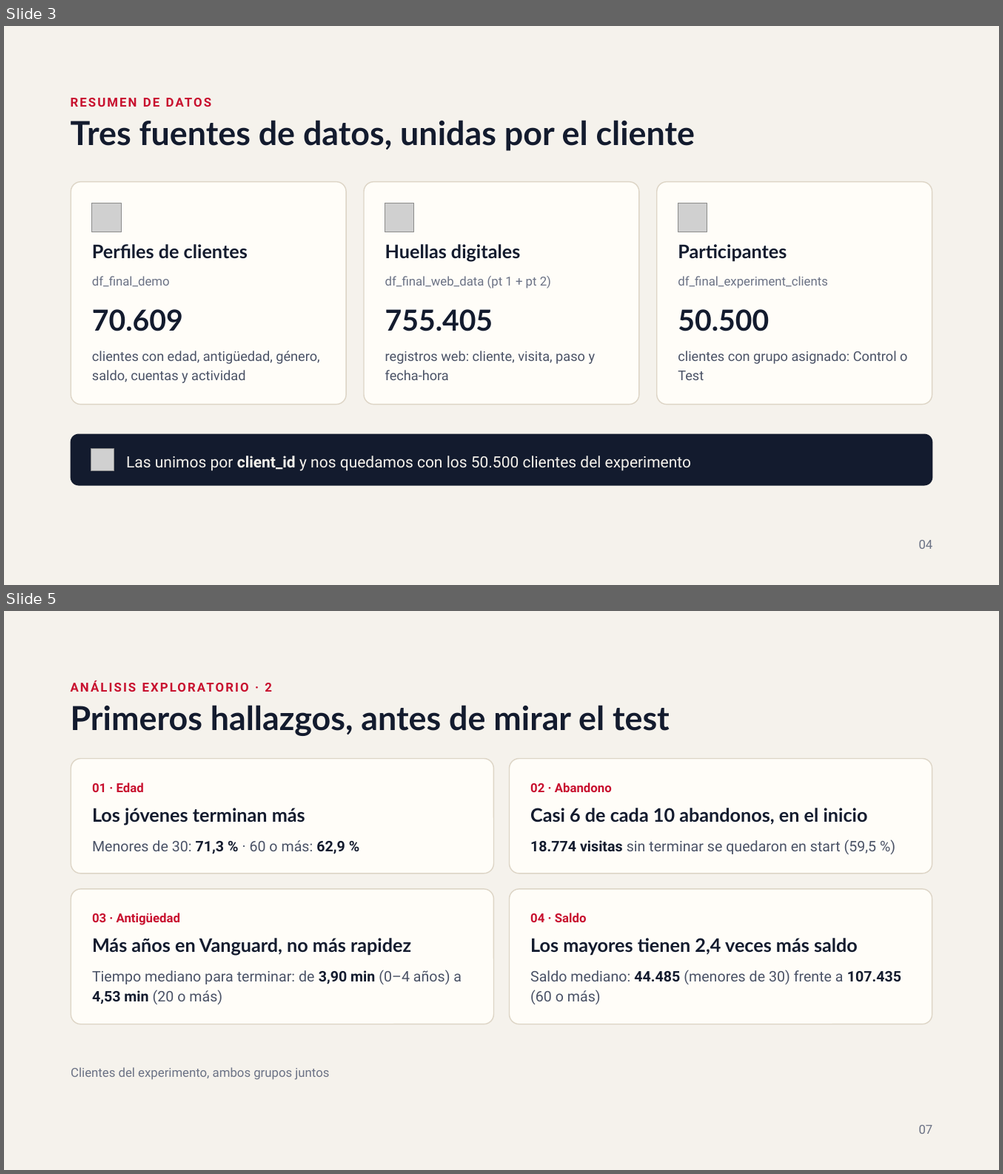
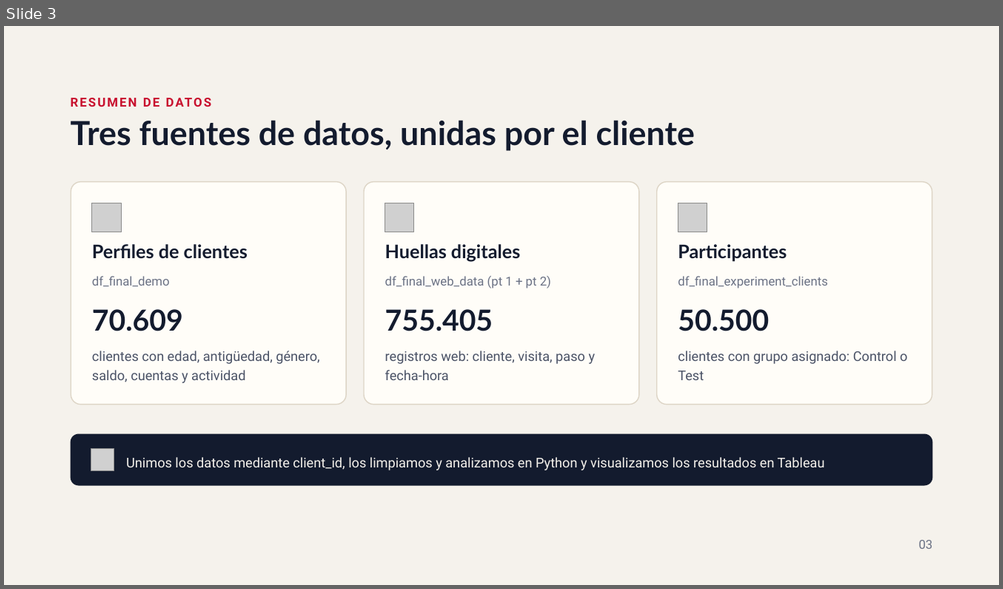
Before and after one commit to beafernandez22/Project_Vanguard_ab_Test, a slide deck: outputs/Vanguard_Presentación.pptx. Shown one above the other, each under a label of ours: slides 3 and 5 before the commit, slide 3 after it; the slides between them are not shown. The pictures are 1003x1174 and 1003x589 pixels, drawn with LibreOffice and Linux fonts; fonts in the diff are those of the drawing; grey boxes stand for pictures. Boxes give left, top, right and bottom in pixels: in the first picture for what was removed or moved away, otherwise in the second. Text is boxed around its words. In the diff, an @@ line names an element or a change of style, - is before the commit and + after.

```diff
--- a/outputs/Vanguard_Presentación.pptx
+++ b/outputs/Vanguard_Presentación.pptx
@@ slide 5 removed at (x1=4, y1=611, x2=999, y2=1170), background #F5F2EC @@
@@ text removed at (x1=264, y1=683, x2=272, y2=692) @@
-ANÁLISIS EXPLORATORIO · 2
@@ title removed at (x1=71, y1=705, x2=669, y2=736) @@
-Primeros hallazgos, antes de mirar el test
@@ rounded rectangle removed at (x1=71, y1=759, x2=494, y2=874) @@
@@ rounded rectangle removed at (x1=509, y1=759, x2=932, y2=874) @@
@@ text removed at (x1=92, y1=783, x2=144, y2=792) @@
-01 · Edad
@@ text removed at (x1=530, y1=783, x2=612, y2=792) @@
-02 · Abandono
@@ text removed at (x1=92, y1=808, x2=305, y2=825) @@
-Los jóvenes terminan más
@@ text removed at (x1=530, y1=808, x2=868, y2=825) @@
-Casi 6 de cada 10 abandonos, en el inicio
@@ text removed at (x1=92, y1=840, x2=345, y2=854) @@
-Menores de 30: 71,3 % · 60 o más: 62,9 %
@@ text removed at (x1=530, y1=840, x2=876, y2=854) @@
-18.774 visitas sin terminar se quedaron en start (59,5 %)
@@ rounded rectangle removed at (x1=71, y1=889, x2=494, y2=1025) @@
@@ rounded rectangle removed at (x1=509, y1=889, x2=932, y2=1025) @@
@@ text removed at (x1=92, y1=913, x2=180, y2=925) @@
-03 · Antigüedad
@@ text removed at (x1=530, y1=913, x2=586, y2=923) @@
-04 · Saldo
@@ text removed at (x1=92, y1=938, x2=411, y2=956) @@
-Más años en Vanguard, no más rapidez
@@ text removed at (x1=530, y1=938, x2=857, y2=956) @@
-Los mayores tienen 2,4 veces más saldo
@@ text removed at (x1=92, y1=970, x2=461, y2=1005) @@
-Tiempo mediano para terminar: de 3,90 min (0–4 años) a 4,53 min (20 o más)
@@ text removed at (x1=530, y1=970, x2=901, y2=1005) @@
-Saldo mediano: 44.485 (menores de 30) frente a 107.435 (60 o más)
@@ text removed at (x1=71, y1=1068, x2=329, y2=1080) @@
-Clientes del experimento, ambos grupos juntos
@@ text removed at (x1=919, y1=1125, x2=933, y2=1134) @@
-07
@@ slide 3 changed as well @@
@@ text at (x1=126, y1=457, x2=825, y2=471): text changed; size 15 to 13 pt @@
-Las unimos por client_id y nos quedamos con los 50.500 clientes del experimento
+Unimos los datos mediante client_id, los limpiamos y analizamos en Python y visualizamos los resultados en Tableau
@@ text at (x1=919, y1=540, x2=933, y2=549): text changed @@
-04
+03
```
Also in this commit, not shown: 3 other slides changed, 3 slides added, 11 other slides removed, 2 other files.
